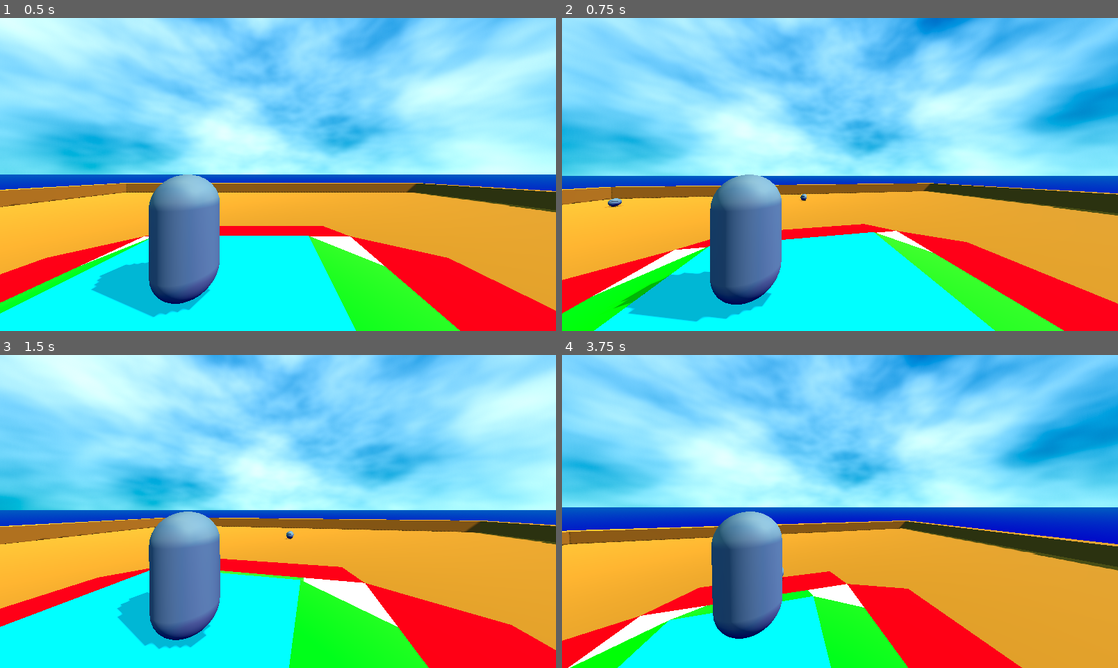
Above: before the commit, frames 1-4 (two rows, left to right).
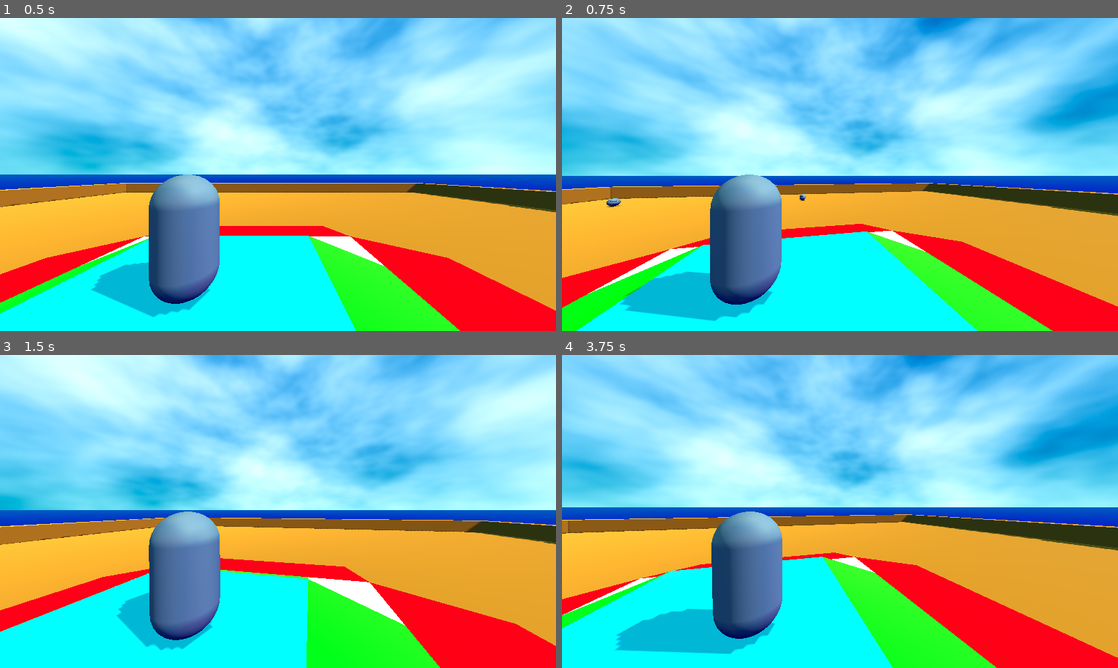
Above: after the commit, the same moments.

Repository: HUNLeonard/Lot_of_Enemy_Handler_test
Game: Godot game, scene res://world.tscn
Two runs of this game, one before a commit and one after it. Both use one fixed random seed, a clock stepped at 60 frames per second and the inputs below.
Inputs (mouse positions are in pixels of both pictures, inside the frame that each line leads up to):
- Up to frame 1 (0.5 s): no input
- Up to frame 2 (0.75 s): tap Enter (spawn) at 0.5 s; move the mouse to (867, 174) at 0.52 s; tap A (a) at 0.6 s
- Up to frame 3 (1.5 s): tap D (d) at 0.8, 1.35 s; move the mouse to (250, 511) at 1.27 s; hold Backspace (ui_text_backspace) from 1.28 s (still down)
- Up to frame 4 (3.75 s): tap S (s) at 1.55, 2.1 s; tap Space (space) at 2, 2.85 s; move the mouse to (851, 505) at 2.02 s; release Backspace (ui_text_backspace) at 2.03 s; hold Space (space) 2.03-2.78 s; move the mouse to (834, 517) at 2.77 s; tap T (t) at 3.05 s; move the mouse to (878, 514) at 3.52 s; hold Backspace (ui_text_backspace) from 3.53 s (still down); hold T (t) from 3.53 s (still down)

Frame 1 is identical in both runs. In frame 2, 3.3% of the frame differs, in the area x 0-100%, y 52-100%; in frame 3, 2.6%; in frame 4, 26%, in the area x 0-100%, y 50-100%.

Commit message:
Enemy Deletion

Diff:
--- a/Navigation_Enemy_Handler/Ground_Meele_Basic.tscn
+++ b/Navigation_Enemy_Handler/Ground_Meele_Basic.tscn
@@ -10,10 +10,6 @@
 [sub_resource type="BoxMesh" id="BoxMesh_gy64i"]
 material = SubResource("StandardMaterial3D_nvj36")
 size = Vector3(0.1, 0.1, 0.5)
-
-[sub_resource type="SphereMesh" id="SphereMesh_uq2d2"]
-radius = 0.1
-height = 0.2
 
 [node name="Ground_Melee_Basic" type="MeshInstance3D" groups=["Basic", "Enemy", "Ground", "Melee"]]
 mesh = SubResource("SphereMesh_q80tl")
@@ -35,8 +31,4 @@
 avoidance_layers = 2
 avoidance_mask = 2
 
-[node name="ball" type="MeshInstance3D" parent="."]
-transform = Transform3D(1, 0, 0, 0, 1, 0, 0, 0, 1, 0, 1, 0)
-mesh = SubResource("SphereMesh_uq2d2")
-
 [connection signal="velocity_computed" from="NavigationAgent3D" to="." method="_on_navigation_agent_3d_velocity_computed"]
--- a/Navigation_Enemy_Handler/Ground_Melee_Basic.gd
+++ b/Navigation_Enemy_Handler/Ground_Melee_Basic.gd
@@ -8,6 +8,23 @@
 var solid := false
 var in_pos_timer := 0.0
 var in_pos_complete := false
+
+func enemy_delete():
+	get_tree().get_root().find_child("AE",false,false).remove_child(self)
+	if AE.active_enemies.find(self) != -1:
+		AE.active_enemies.remove_at(AE.active_enemies.find(self))
+	else:
+		for array in AE.nav_obsticles:
+			if array.find(self) != -1:
+				NavigationServer3D.free_rid(array[1])
+				AE.nav_obsticles.remove_at(AE.nav_obsticles.find(array))
+		AE.in_position_enemies.remove_at(AE.in_position_enemies.find(self))
+
+
+
+
+
+
 
 func can_attack(target):
 	var space_state = get_world_3d().direct_space_state
@@ -47,7 +64,7 @@
 	var space_state = get_world_3d().direct_space_state
 	var origin = global_transform.origin
 	var end = origin + Vector3(vel.x,0,vel.z).normalized() + Vector3(0,-mesh.height*1.25,0)
-	$ball.global_position = end
+	#$ball.global_position = end
 	var query2 = PhysicsRayQueryParameters3D.create(origin, end)
 	query2.collide_with_bodies = true
 	query2.hit_from_inside = true
--- a/Navigation_Enemy_Handler/Player.gd
+++ b/Navigation_Enemy_Handler/Player.gd
@@ -1,7 +1,7 @@
 extends CharacterBody3D
 
 
-const SPEED = 14.0
+var SPEED = 7.0
 const JUMP_VELOCITY = 10.0
 
 const ACC = 0.8
@@ -41,7 +41,12 @@
 		for i in range(10):
 			get_tree().get_root().find_child("Map_01",true,false).find_child("NavigationRegion3D",false,false).find_child("Spawns",false,false).enemy_spawn()
 	if event.is_action_pressed("ui_text_backspace"):
-		print("backspace")
+		for i in range(10):
+			var maxcount = get_tree().get_root().find_child("AE",false,false).get_child_count(false)
+			if maxcount:
+				var ra = randi_range(0,maxcount-1)
+				if get_tree().get_root().find_child("AE",false,false).get_child(ra,false):
+					get_tree().get_root().find_child("AE",false,false).get_child(ra,false).enemy_delete()
 	if event.is_action_pressed("esc"):
 		Input.set_mouse_mode(Input.MOUSE_MODE_CAPTURED if Input.get_mouse_mode() == Input.MOUSE_MODE_VISIBLE else Input.MOUSE_MODE_VISIBLE )
 	if event.is_action_pressed("fps_limit"):
@@ -63,8 +68,13 @@
 	if not is_on_floor():
 		velocity.y -= gravity * delta
 
+	if Input.is_action_pressed("shift"):
+		SPEED = 24
+	else:
+		SPEED = 7
+
 	# Handle jump.
-	if Input.is_action_pressed("space"):
+	if Input.is_action_pressed("space") and is_on_floor():
 		velocity.y = JUMP_VELOCITY
 
 	# Get the input direction and handle the movement/deceleration.
--- a/Navigation_Enemy_Handler/Spawns.gd
+++ b/Navigation_Enemy_Handler/Spawns.gd
@@ -84,6 +84,7 @@
 			enemy_pool.remove_at(enemy_pool.size()-1)
 
 
+
 func random_spawn():
 	randomize()
 	unchecked_spawn.shuffle()
--- a/Navigation_Enemy_Handler/World.gd
+++ b/Navigation_Enemy_Handler/World.gd
@@ -3,7 +3,7 @@
 
 func _ready():
 	if has_node("Map_01/NavigationRegion3D/Spawns"):
-		get_node("Map_01/NavigationRegion3D/Spawns").fill_pool(200)
+		get_node("Map_01/NavigationRegion3D/Spawns").fill_pool(500)
 
 
 func _on_enemy_spawn_timeout():
--- a/Navigation_Enemy_Handler/project.godot
+++ b/Navigation_Enemy_Handler/project.godot
@@ -77,6 +77,11 @@
 "events": [Object(InputEventKey,"resource_local_to_scene":false,"resource_name":"","device":-1,"window_id":0,"alt_press …(182 unchanged characters)…
 ]
 }
+shift={
+"deadzone": 0.5,
+"events": [Object(InputEventKey,"resource_local_to_scene":false,"resource_name":"","device":-1,"window_id":0,"alt_pressed":false,"shift_pressed":false,"ctrl_pressed":false,"meta_pressed":false,"pressed":false,"keycode":0,"physical_keycode":4194325,"key_label":0,"unicode":0,"echo":false,"script":null)
+]
+}
 
 [layer_names]
 
Not shown: 1 places in Navigation_Enemy_Handler/Ground_Meele_Basic.tscn that only renumber resources
